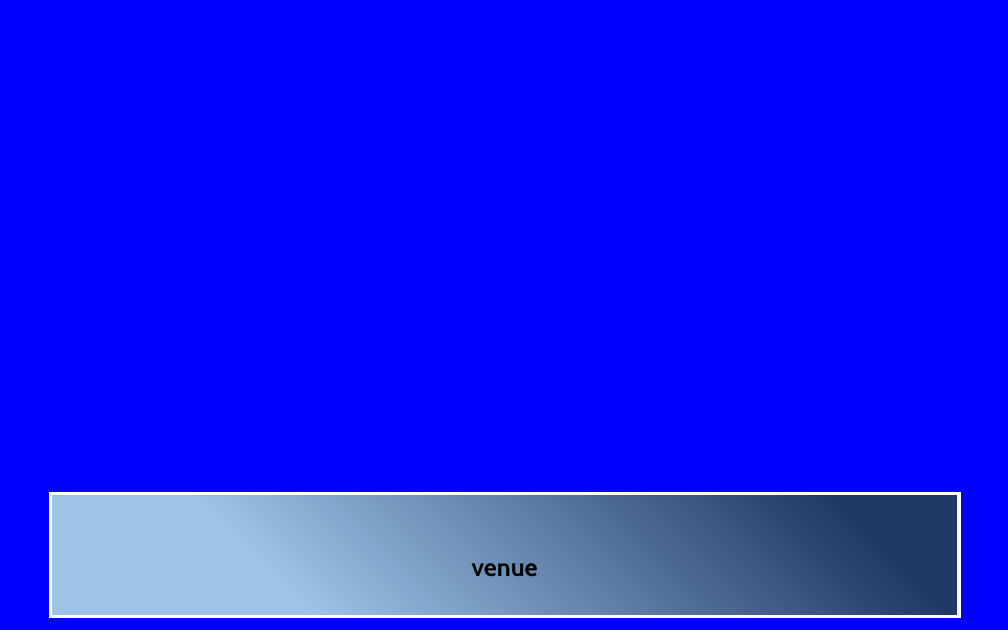
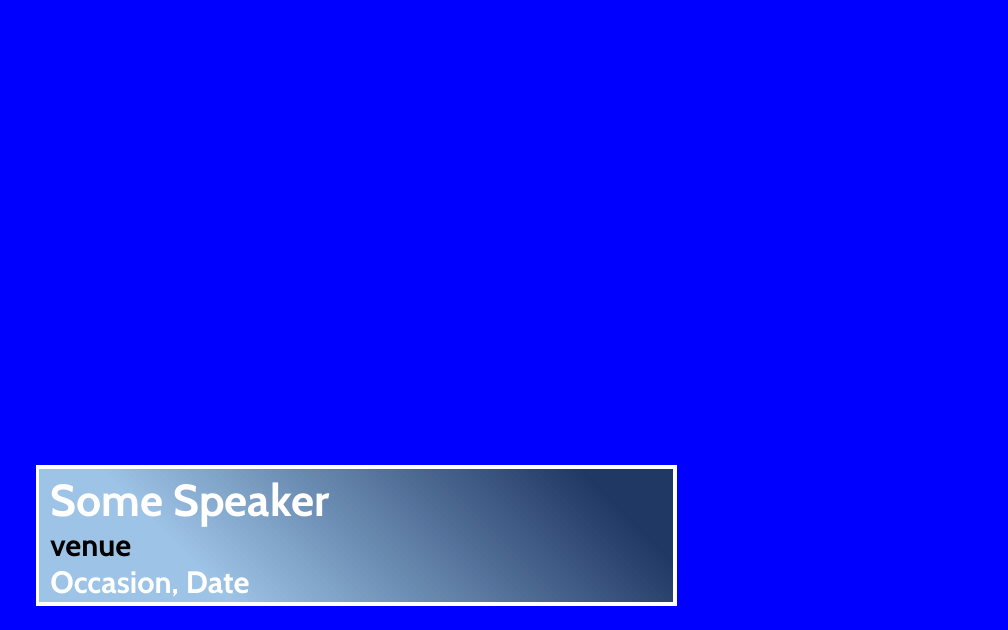
Before and after one commit to darylperalta/outline_docx2pptx, a slide deck: slide 2 of template.pptx. Drawn at 1008x630 pixels with LibreOffice and Linux fonts; fonts in the diff are those of the drawing. Boxes give left, top, right and bottom in pixels: in the first picture for what was removed or moved away, otherwise in the second. Text is boxed around its words. In the diff, an @@ line names an element or a change of style, - is before the commit and + after.

```diff
--- a/template.pptx
+++ b/template.pptx
@@ rectangle "Some Speaker": place and size @@
-rectangle "Some Speaker" at bbox=[50, 494, 959, 617]
+rectangle "Some Speaker" at bbox=[37, 467, 674, 604]
@@ rectangle "Some Speaker" at bbox=[37, 467, 674, 604]: size 18 to 22.1 pt in "venue", "Occasion, Date"; alignment centre to left; list level 1 to 2 in "Some Speaker"; list level 1 to 2 in "venue"; list level 1 to 2 in "Occasion, Date"; vertical alignment top to middle @@
```
Also in this commit, not shown: 4 other slides changed, 6 other files.
